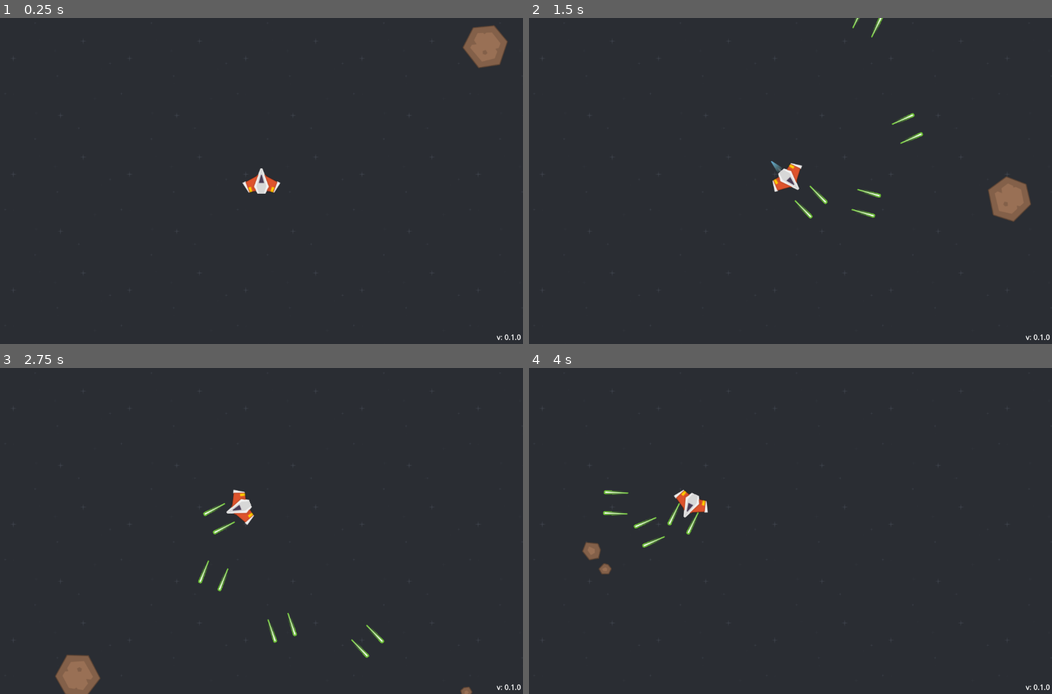
Above: before the commit, frames 1-4 (two rows, left to right).
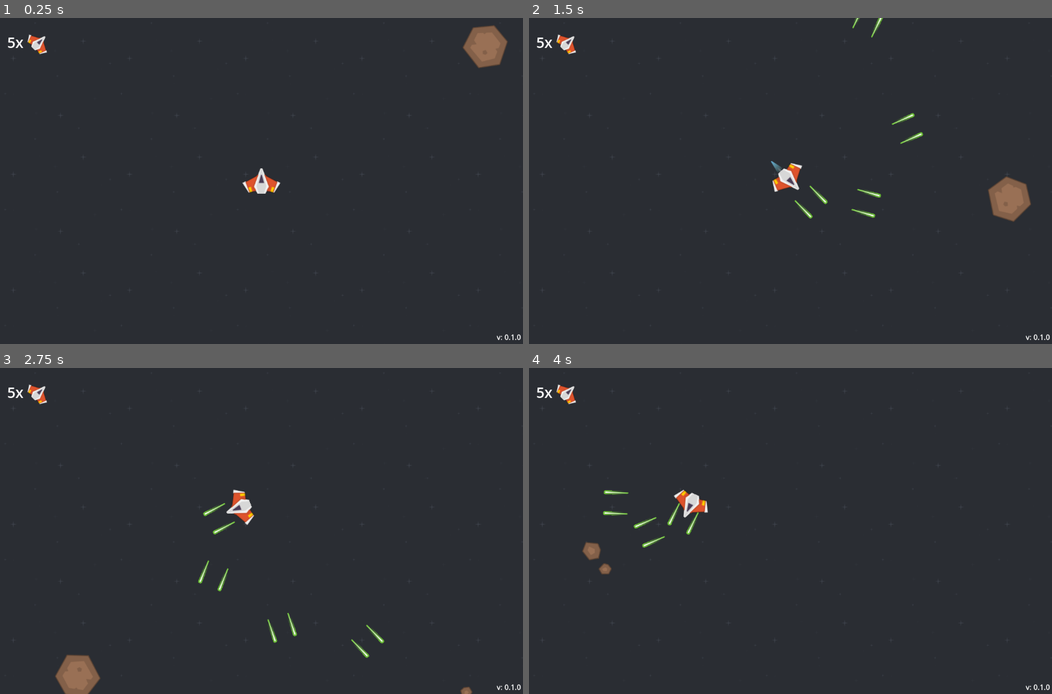
Above: after the commit, the same moments.

Repository: Hirgaz/Space-Pew-Pew
Game: Godot game, scene res://World/World.tscn
Two runs of this game, one before a commit and one after it. Both use one fixed random seed, a clock stepped at 60 frames per second and the inputs below.
Inputs:
- Up to frame 1 (0.25 s): no input
- Up to frame 2 (1.5 s): hold D (turn_right) 0.53-1.28 s; hold Space (shoot) 0.53-1.28 s; hold S (move_back) from 1.28 s (still down); tap Space (shoot) at 1.35 s
- Up to frame 3 (2.75 s): release S (move_back) at 2.03 s; hold D (turn_right) from 2.03 s (still down); hold Space (shoot) from 2.03 s (still down)
- Up to frame 4 (4 s): release D (turn_right) at 2.78 s; release Space (shoot) at 2.78 s; hold W (move_forward) 2.78-3.53 s; tap Space (shoot) at 2.85 s; hold A (turn_left) from 3.53 s (still down); hold Space (shoot) from 3.53 s (still down)

The runs differ from the first frame. In frame 1, 0.2% of the frame differs, in the area x 1-10%, y 5-12%; in frame 2, 0.2%; in frame 3, 0.2%; in frame 4, 0.2%.

Commit message:
Add life system (incomplete)

Diff:
--- a/Player/Player.gd
+++ b/Player/Player.gd
@@ -26,6 +26,7 @@
 @onready var thruster_audio_player := $ThrusterAudioPlayer
 
 
+var lives := 5
 var shoot_time := 0.0
 var is_hit := false
 var hit_tween : Tween
@@ -49,7 +50,13 @@
 	if hit_tween:
 		hit_tween.kill()
 
-	# TODO: Handle life counter.
+	# Remove life, die if needed.
+	if lives == 1:
+		# TODO: Die.
+		pass
+	else:
+		lives -= 1
+		_update_lives()
 
 	hit_tween = get_tree().create_tween()
 	var pulse_tween := get_tree().create_tween().set_trans(Tween.TRANS_SINE)
@@ -69,6 +76,10 @@
 	is_hit = false
 	# Reset shoot cooldown.
 	shoot_time = SHOOT_COOLDOWN
+
+
+func _ready() -> void:
+	_update_lives()
 
 
 func _integrate_forces(state: PhysicsDirectBodyState2D) -> void:
@@ -147,3 +158,7 @@
 	laser_audio_player.get_stream_playback().play_stream(preload("res://Player/Laser/LaserSound.ogg"))
 	_spawn_laser_at(marker_left.global_position)
 	_spawn_laser_at(marker_right.global_position)
+
+
+func _update_lives() -> void:
+	get_node(^"/root/UI").update_health(lives)
--- a/UI/UI.gd
+++ b/UI/UI.gd
@@ -16,6 +16,8 @@
 
 @onready var main_menu_base := $MenuCanvasLayer/MainMenu
 @onready var credits_menu_base := $MenuCanvasLayer/CreditsMenu
+
+@onready var health_counter := %HealthCounter
 
 var music_bus_index: int
 var voice_bus_index: int
@@ -107,3 +109,7 @@
 
 func _on_close_button_pressed() -> void:
 	close_credits()
+
+
+func update_health(lives: int) -> void:
+	health_counter.text = "%dx" % lives
--- a/UI/UI.tscn
+++ b/UI/UI.tscn
@@ -1,7 +1,8 @@
-[gd_scene load_steps=6 format=3 uid="uid://c80n1scsjner4"]
+[gd_scene load_steps=7 format=3 uid="uid://c80n1scsjner4"]
 
 [ext_resource type="Texture2D" uid="uid://de5dalm8rljim" path="res://World/Background.png" id="1_cr6ap"]
 [ext_resource type="Script" uid="uid://lxg52782mjku" path="res://UI/UI.gd" id="1_ddrgo"]
+[ext_resource type="Texture2D" uid="uid://jr8cse33r852" path="res://Player/PlayerShipOrange.png" id="3_q0uhn"]
 
 [sub_resource type="StyleBoxFlat" id="StyleBoxFlat_wrqxn"]
 bg_color = Color(0.6, 0.6, 0.6, 0.0627451)
@@ -64,6 +65,75 @@
 layout_mode = 2
 size_flags_vertical = 1
 text = "v: "
+
+[node name="OverlayCanvasLayer" type="CanvasLayer" parent="."]
+
+[node name="PlayerOverlay" type="Control" parent="OverlayCanvasLayer"]
+layout_mode = 3
+anchors_preset = 15
+anchor_right = 1.0
+anchor_bottom = 1.0
+grow_horizontal = 2
+grow_vertical = 2
+
+[node name="Control" type="Control" parent="OverlayCanvasLayer/PlayerOverlay"]
+layout_mode = 1
+anchors_preset = 15
+anchor_right = 1.0
+anchor_bottom = 1.0
+grow_horizontal = 2
+grow_vertical = 2
+
+[node name="MarginContainer" type="MarginContainer" parent="OverlayCanvasLayer/PlayerOverlay/Control"]
+custom_minimum_size = Vector2(152, 92)
+layout_mode = 1
+offset_right = 152.0
+offset_bottom = 92.0
+theme_override_constants/margin_left = 16
+theme_override_constants/margin_top = 16
+
+[node name="HealthHolder" type="HBoxContainer" parent="OverlayCanvasLayer/PlayerOverlay/Control/MarginContainer"]
+custom_minimum_size = Vector2(120, 60)
+layout_mode = 2
+
+[node name="HealthCounter" type="Label" parent="OverlayCanvasLayer/PlayerOverlay/Control/MarginContainer/HealthHolder"]
+unique_name_in_owner = true
+layout_mode = 2
+size_flags_vertical = 1
+theme_override_font_sizes/font_size = 32
+text = "5x"
+vertical_alignment = 1
+
+[node name="HealthSingle" type="Control" parent="OverlayCanvasLayer/PlayerOverlay/Control/MarginContainer/HealthHolder"]
+custom_minimum_size = Vector2(60, 60)
+layout_mode = 2
+size_flags_horizontal = 3
+size_flags_vertical = 4
+
+[node name="HealthHolder" type="Control" parent="OverlayCanvasLayer/PlayerOverlay/Control/MarginContainer/HealthHolder/HealthSingle"]
+custom_minimum_size = Vector2(60, 60)
+anchors_preset = 0
+offset_right = 40.0
+offset_bottom = 40.0
+rotation = 0.7853982
+pivot_offset = Vector2(30, 30)
+
+[node name="TextureRect" type="TextureRect" parent="OverlayCanvasLayer/PlayerOverlay/Control/MarginContainer/HealthHolder/HealthSingle/HealthHolder"]
+layout_mode = 1
+anchors_preset = 8
+anchor_left = 0.5
+anchor_top = 0.5
+anchor_right = 0.5
+anchor_bottom = 0.5
+offset_left = -56.0
+offset_top = -37.5
+offset_right = 56.0
+offset_bottom = 37.5
+grow_horizontal = 2
+grow_vertical = 2
+scale = Vector2(0.5, 0.5)
+pivot_offset = Vector2(56, 37.5)
+texture = ExtResource("3_q0uhn")
 
 [node name="MenuCanvasLayer" type="CanvasLayer" parent="."]
 
